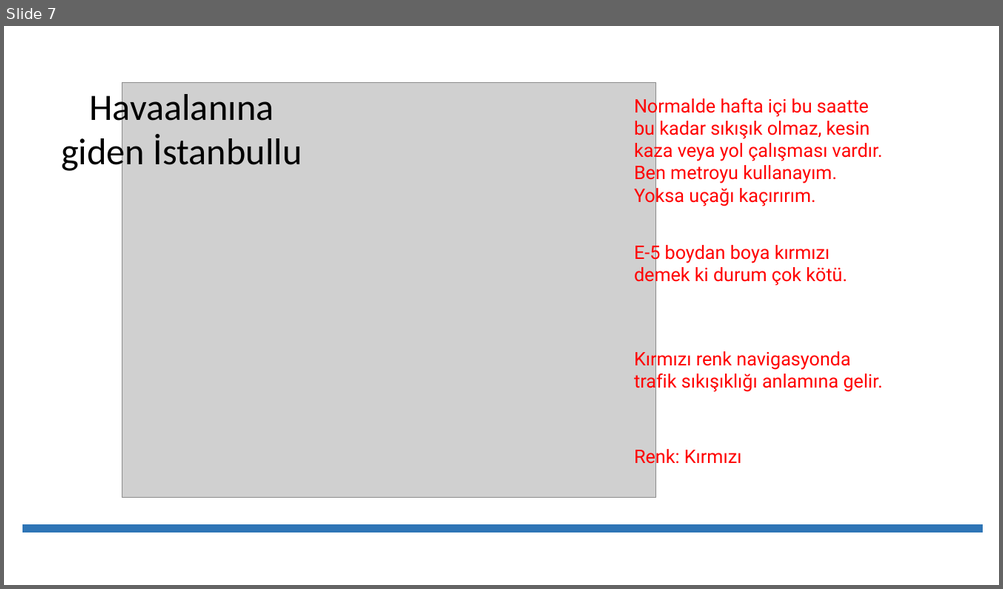
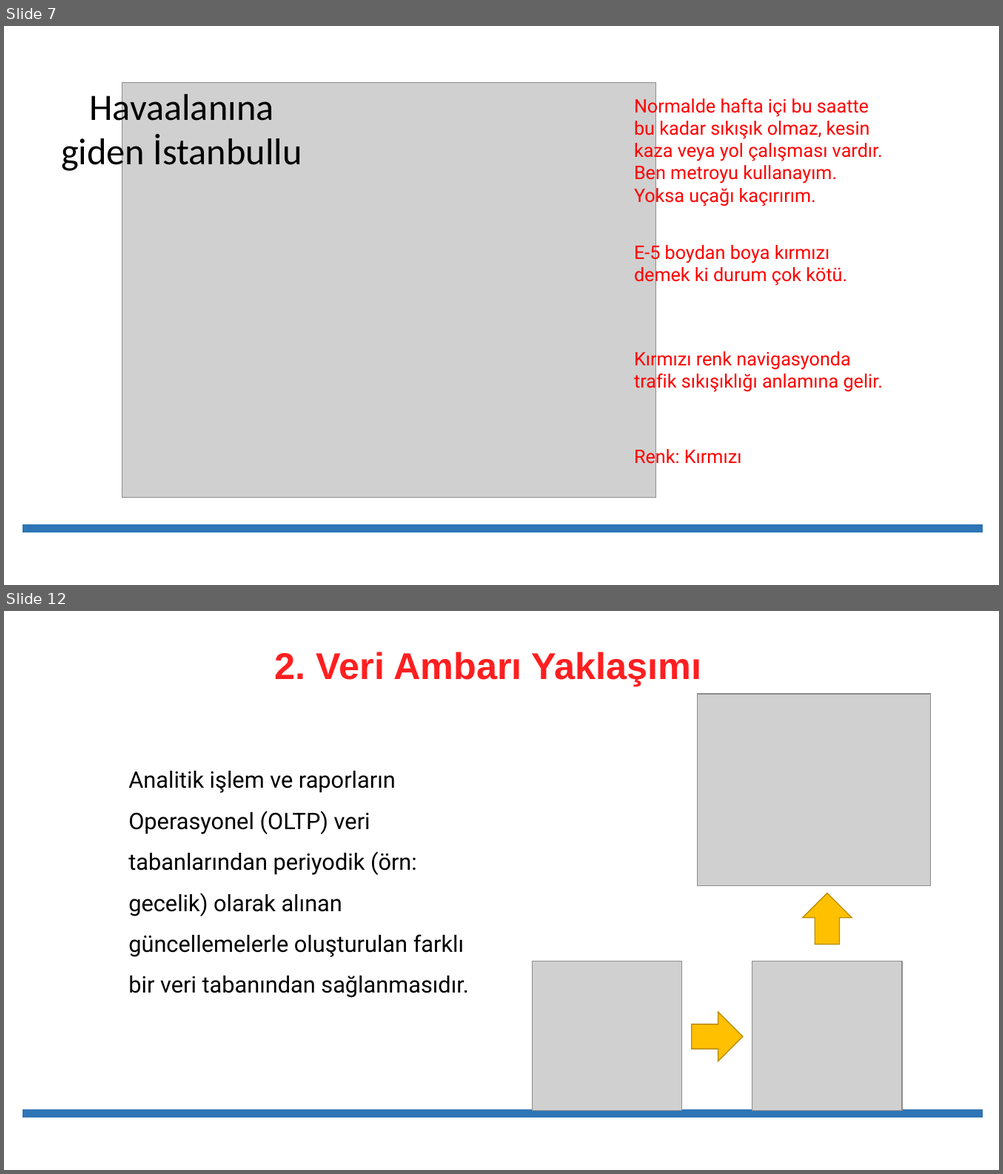
Before and after one commit to erkansirin78/preprocessing-analysis-ml-dl-big-data, a slide deck: 08_etl/01_ETL_Darawarehouse.pptx. Shown one above the other, each under a label of ours: slide 7 before the commit, slides 7 and 12 after it; the slides between them are not shown. The pictures are 1003x589 and 1003x1174 pixels, drawn with LibreOffice and Linux fonts; fonts in the diff are those of the drawing; grey boxes stand for pictures. Boxes give left, top, right and bottom in pixels: in the first picture for what was removed or moved away, otherwise in the second. Text is boxed around its words. In the diff, an @@ line names an element or a change of style, - is before the commit and + after.

```diff
--- a/08_etl/01_ETL_Darawarehouse.pptx
+++ b/08_etl/01_ETL_Darawarehouse.pptx
@@ slide 12 added at (4,611,999,1170), background #FFFFFF @@
@@ text added at (275,652,702,686), 36 pt, text #FF1F20, bold @@
+2. Veri Ambarı Yaklaşımı
@@ picture added at (697,694,930,886) @@
@@ text added at (128,771,469,998), 22 pt, text #000000 @@
+Analitik işlem ve raporların Operasyonel (OLTP) veri tabanlarından periyodik (örn: gecelik) olarak alınan güncellemelerle oluşturulan farklı bir veri tabanından sağlanmasıdır.
@@ right arrow added at (802,894,852,945), fill #FFC000, outline #BD8E00 1 pt @@
@@ picture added at (532,962,683,1112) @@
@@ picture added at (752,962,902,1112) @@
@@ right arrow added at (691,1012,743,1062), fill #FFC000, outline #BD8E00 1 pt @@
@@ line added from (22, 1114) to (983, 1114), #2E75B6 8 pt @@
```
Also in this commit, not shown: 4 slides changed, 33 other slides added, 34 other files.
